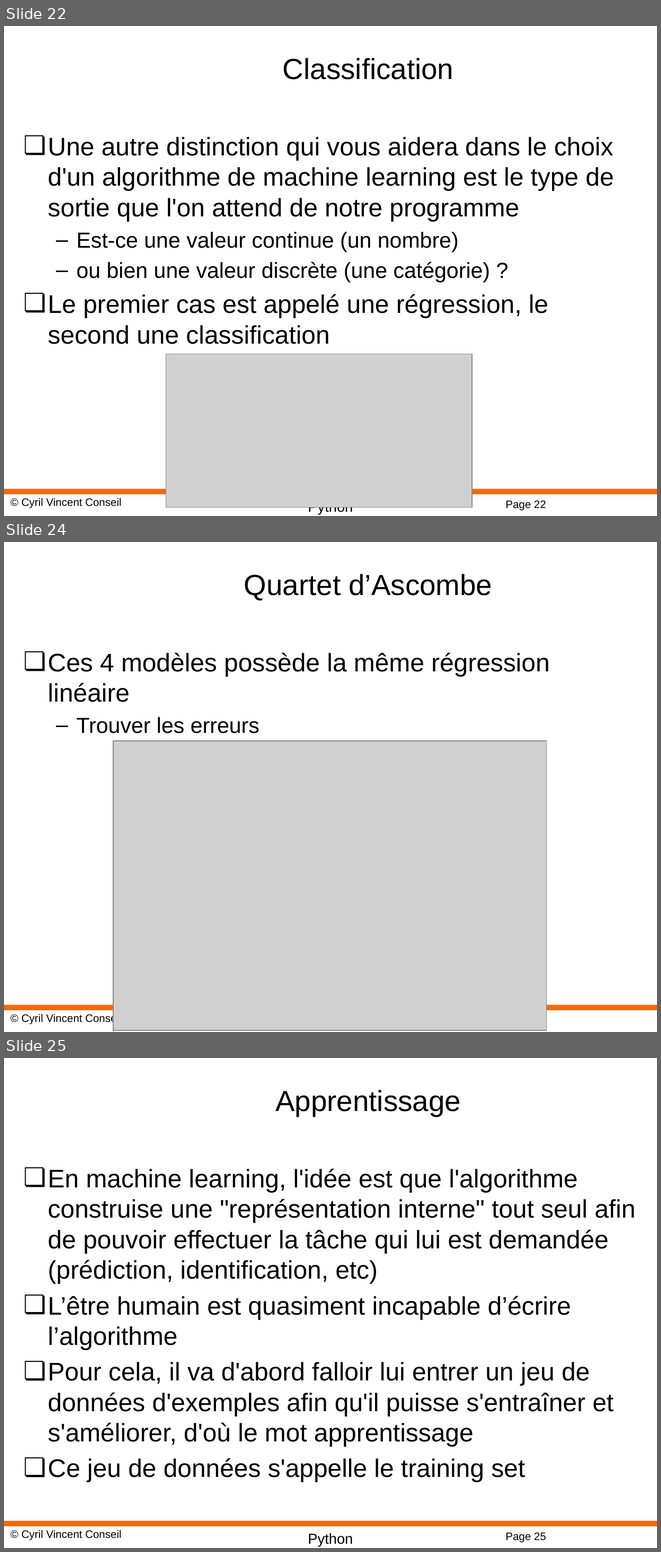
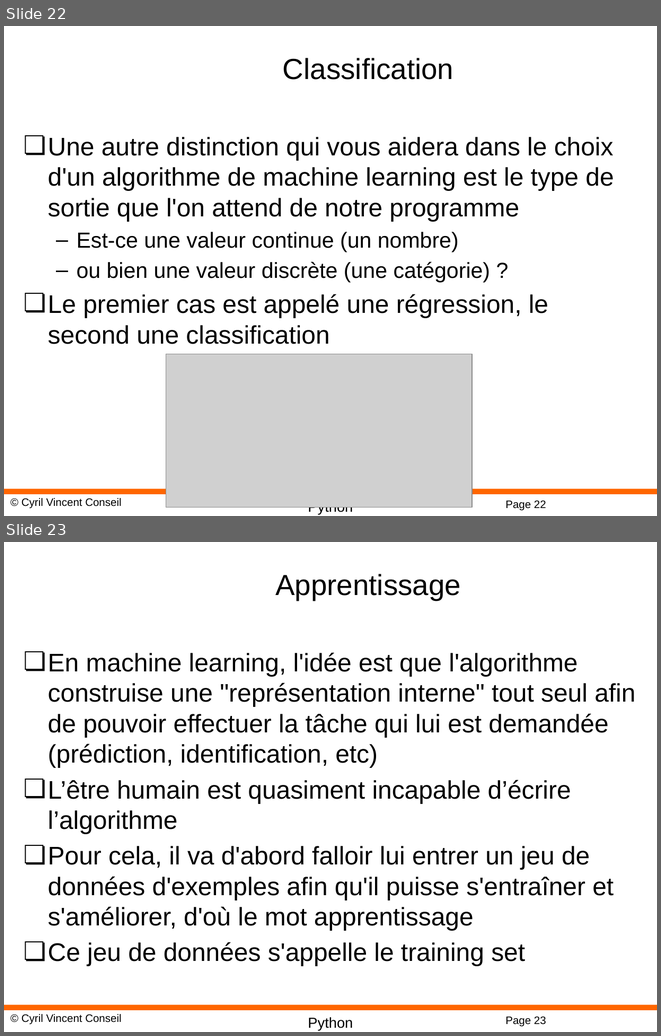
Before and after one commit to cyrilvincent/DL, a slide deck: PPT/DeepLearning01-Intro.pptx. Shown one above the other, each under a label of ours: slides 22, 24 and 25 before the commit, slides 22 and 23 after it; the slides between them are not shown. The pictures are 661x1552 and 661x1036 pixels, drawn with LibreOffice and Linux fonts; fonts in the diff are those of the drawing; grey boxes stand for pictures; background and template pictures are left out. Boxes give left, top, right and bottom in pixels: in the first picture for what was removed or moved away, otherwise in the second. Text is boxed around its words. In the diff, an @@ line names an element or a change of style, - is before the commit and + after.

```diff
--- a/PPT/DeepLearning01-Intro.pptx
+++ b/PPT/DeepLearning01-Intro.pptx
@@ slide 24 removed at <box>4,542,657,1032</box>, background #FFFFFF; not listed: 4 template elements that a slide beside it also shows @@
@@ title removed at <box>244,574,493,600</box> @@
-Quartet d’Ascombe
@@ text removed at <box>48,652,550,733</box> @@
-❏ Ces 4 modèles possède la même régression linéaire
-  – Trouver les erreurs
@@ picture removed at <box>113,741,547,1030</box> @@
@@ what was slide 25 is now slide 23 @@
@@ page number at <box>505,1016,546,1026</box>: text changed @@
-Page 25
+Page 23
```
Also in this commit, not shown: 1 slide changed, 1 other slide removed, 17 other files.
